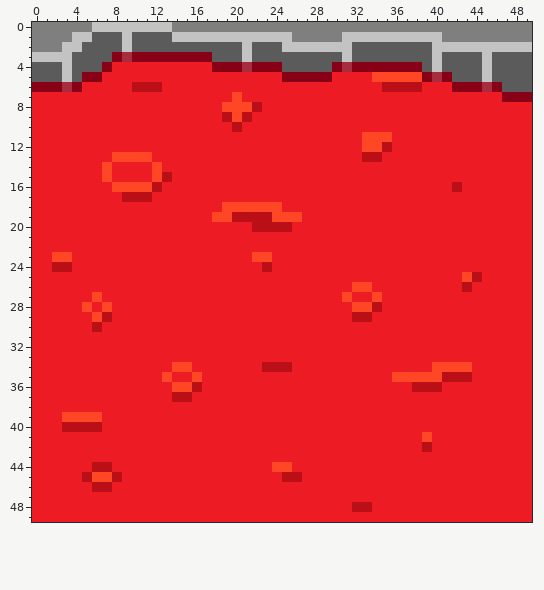
A pixel-art sprite gets an edit: images/l0111.png. The first picture shows the starting point.
The file is 50x50 pixels.
After the commit:
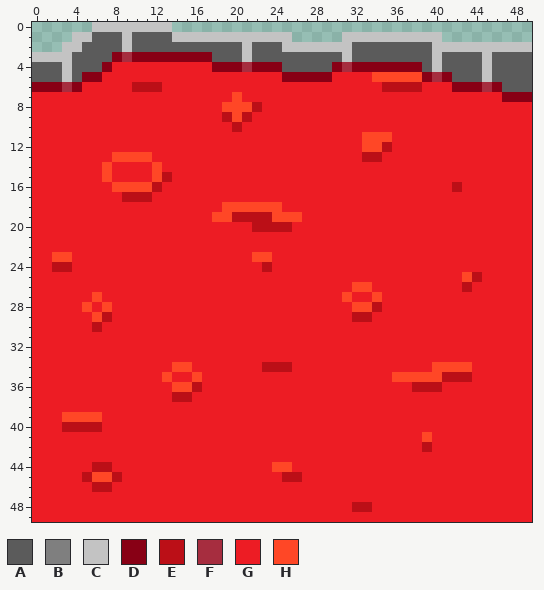
Palette (. is transparent): A #5b5b5b  B #7f7f7f  C #c3c3c3  D #880015  E #bb0f17  F #a62d3f  G #ed1c24  H #ff4726
The exact change:
Colour B is removed in row 0 at x 0 to 5 and 14 to 49; in row 1 at x 0 to 3, 26 to 30 and 41 to 49; in row 2 at x 0 to 2.
Pixel boxes of the changes (left, top, right, bottom) in both pictures:
erased: (32, 22, 92, 52)
erased: (172, 22, 532, 42)
